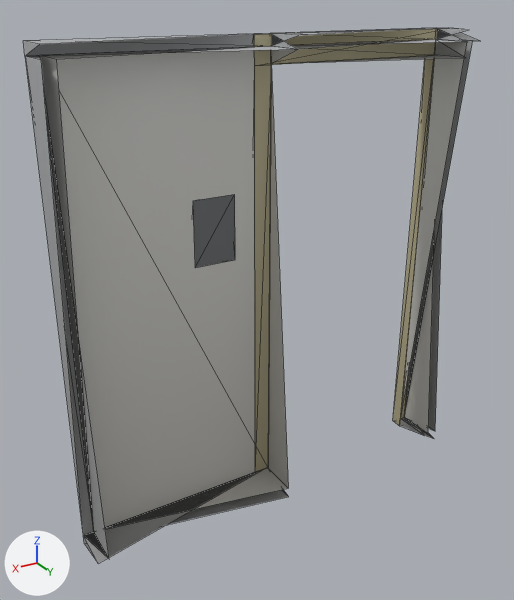
The glTF model models/kit/airlockWall_steel.glb, before and after one commit.
Before and after are seen from a 50 mm lens placed at (1.65, 2.54, 2.35), pointed at (0.1, -0.04, 1.06). The axes (+X, +Y, +Z) are drawn at lower left. The lights are the same throughout. The older version comes first. Mesh edges are drawn as thin lines. Vertices at exactly the same position are counted once.

Objects in the first picture: 'airlockWall_steel'.
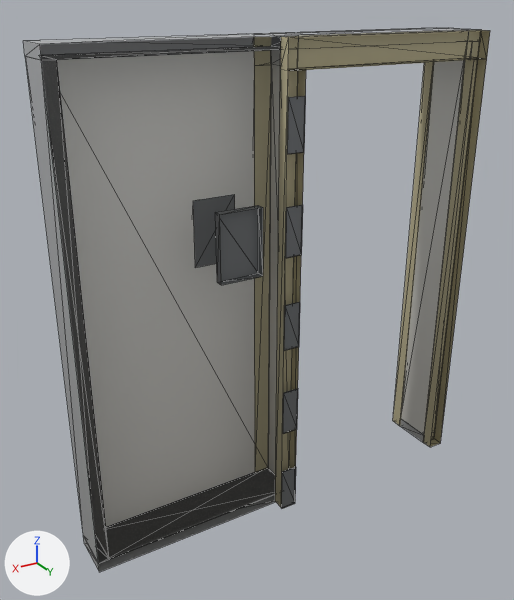
The change, as a diff of the scene's bpy script:
```diff
--- a/models/kit/airlockWall_steel.glb.py
+++ b/models/kit/airlockWall_steel.glb.py
@@ me_base @@
 # used by ob_airlockwall_steel; location = (0.0, 0.0, 0.0)
-me_base.from_pydata(...)  # 122 vertices, 168 faces; spans x -1.0..1.0, y -0.16..0.1, z 0.0..2.2
+me_base.from_pydata(...)  # 204 vertices, 298 faces; spans x -1.0..1.0, y -0.16..0.16, z 0.0..2.2
+# me_base part 1: a new loose piece of 20 vertices spanning x -1.0..0.08, y 0.1..0.16, z 0.0..2.2, in mat_steel
+# me_base part 2
+# 15 faces are deleted
+# 18 vertices are added at x 0.0..0.38, y 0.1..0.16, z 0.0..1.98
+# 14 new vertices lie (0.0, 0.2, 0.0) away from vertices in x -1.0..1.0, y -0.1, z 0.0..2.2
+# 20 new vertices lie (0.08, 0.0, 0.0) away from vertices in x 0.0, y 0.16, z 0.0..1.98
+# 10 new vertices lie (-0.08, 0.0, 0.0) away from vertices in x 0.08, y 0.16, z 0.0..1.98
+# 12 new faces join them, mat_clad
+# 103 new faces join them, mat_steel
 me_base.materials.append(mat_clad)
```

What differs and where, as boxes (x1, y1, x2, y2) in the pictures (514 x 600 px):
'airlockWall_steel', reshaped: before (23, 28, 479, 563); after (23, 28, 490, 572)
part 1 of me_base, added (brown): after (275, 30, 490, 507)
part 2 of me_base, built on: before (25, 33, 479, 558); after (25, 28, 482, 572)
